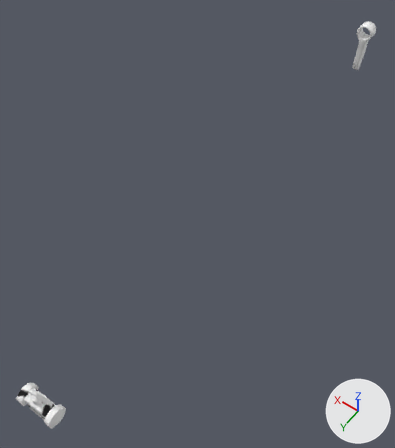
The FBX model Assets/6v6Shooter/Meshes/Weapons/Primary Weapons/AR/[Assault rifle] SCAR-Enforcer 557/Sight - Default (SCAR-Enforcer 557).fbx: old version first, new version second.
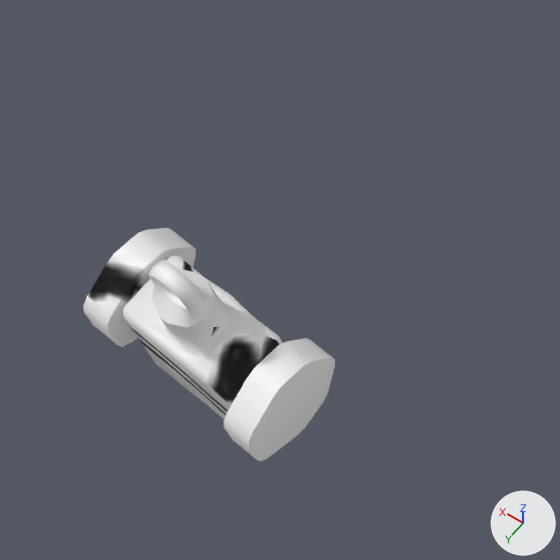
Old and new are each drawn whole from a camera (50 mm lens) standing at (-0.1469, 0.0919, 0.3433) and looking at (0.0136, -0.1328, -0.0098) and again close up on the part from 0% to 28% of the width and 75% to 100% of the height. The lights are fixed; the arrows at lower right show +X, +Y and +Z. Where no turn or scale is listed for an object, it has been applied to the vertices.

Before the edit, the objects in view are built like this:
```python
me_sight___default__scar_enforcer_557 = bpy.data.meshes.new('Sight - Default (SCAR-Enforcer 557)')
me_sight___default__scar_enforcer_557.from_pydata(...)  # 447 vertices, 477 faces; spans x -0.014..0.015, y -0.41..0.057, z -0.014..0.038
me_sight___default__scar_enforcer_557.materials.append(mat_m_scar)
ob_sight___default__scar_enforcer_557 = bpy.data.objects.new('Sight - Default (SCAR-Enforcer 557)', me_sight___default__scar_enforcer_557)
ob_sight___default__scar_enforcer_557.location = (0.0, 0.0, 0.0)
```
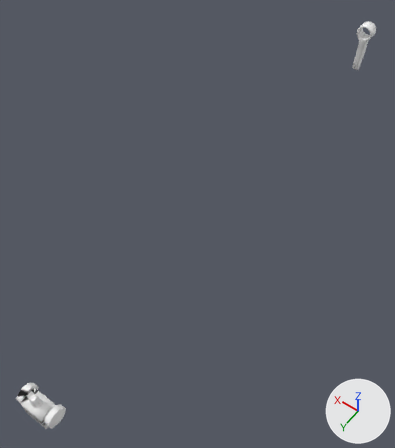
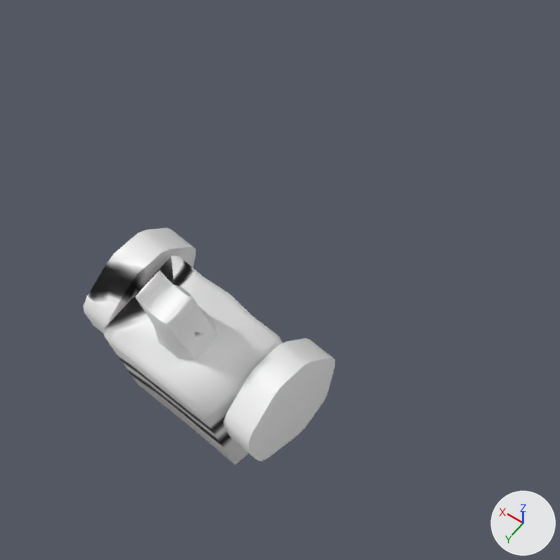
What the commit changed:
me_sight___default__scar_enforcer_557 is used by ob_sight___default__scar_enforcer_557; location (0.0, 0.0, 0.0).
me_sight___default__scar_enforcer_557 had 447 vertices, 477 faces and spanned x -0.014..0.015, y -0.41..0.057, z -0.014..0.038.
me_sight___default__scar_enforcer_557 now has 405 vertices, 433 faces and spans x -0.014..0.015, y -0.41..0.058, z -0.014..0.038.
Part 1, on me_sight___default__scar_enforcer_557:
71 vertices are removed from x -0.003..0.003, y 0.047..0.051, z 0.022..0.032.
105 faces are deleted.
13 vertices in x -0.009..0.009, y 0.049..0.055, z -0.001..0.029 move by (0.0, 0.003, 0.0).
6 vertices in x -0.003..0.003, y 0.048..0.052, z 0.022..0.025 move by (0.0, 0.002, 0.001).
5 vertices in x -0.002..0.003, y 0.051, z 0.026..0.028 move by (0.0, 0.003, 0.001).
4 vertices in x 0.0..0.001, y 0.053, z 0.022..0.025 move by (0.0, 0.001, 0.001).
4 vertices in x -0.002..0.002, y 0.047..0.053, z 0.017 move by (0.0, 0.002, 0.002).
26 vertices move from x -0.004..0.004, y 0.047..0.053, z 0.016..0.03 to x -0.004..0.003, y 0.049..0.055, z 0.019..0.03.
29 vertices are added at x -0.003..0.003, y 0.049..0.054, z 0.023..0.03.
61 new faces join them.
me_sight___default__scar_enforcer_557 part 2: 44 kept faces spanning x -0.009..0.009, y 0.046..0.058, z -0.001..0.03 get new texture (UV) coordinates.

Pixel boxes [x1, y1, x2, y2] of what changed, in the close-ups (560 x 560 px):
'Sight - Default (SCAR-Enforcer 557)', reshaped
    before: [83, 228, 335, 461]
    after: [83, 228, 335, 465]
part 1 of me_sight___default__scar_enforcer_557, cut back
    before: [148, 256, 276, 354]
    after: [135, 256, 276, 372]
part 2 of me_sight___default__scar_enforcer_557, surface changed (black to grey)
    before: [123, 257, 280, 419]
    after: [104, 257, 280, 465]
